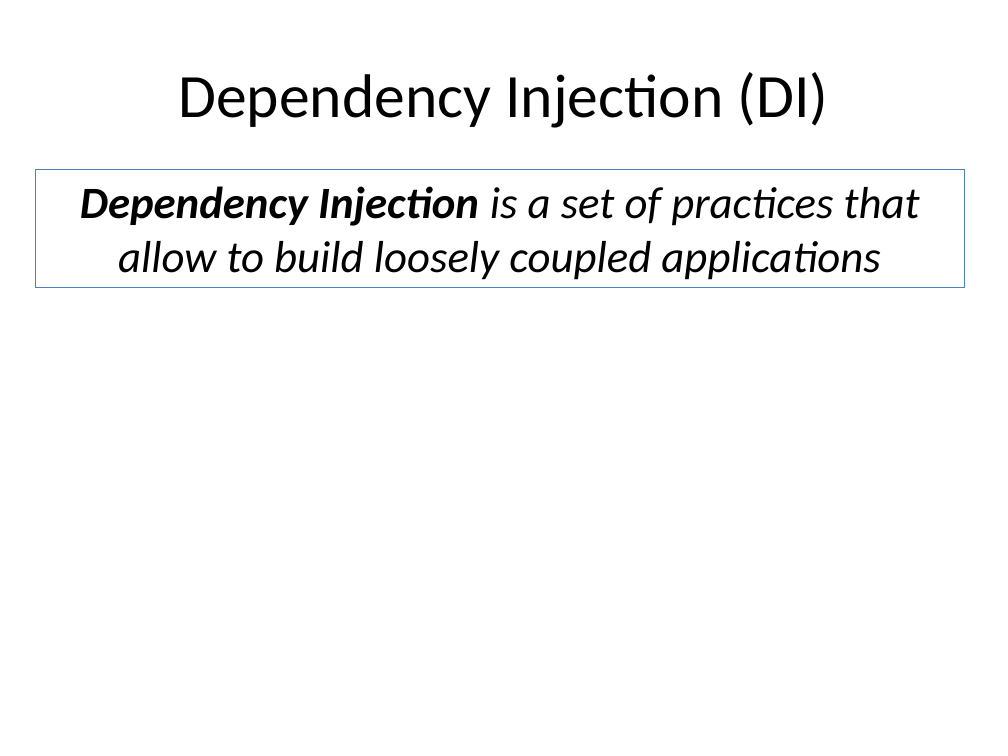
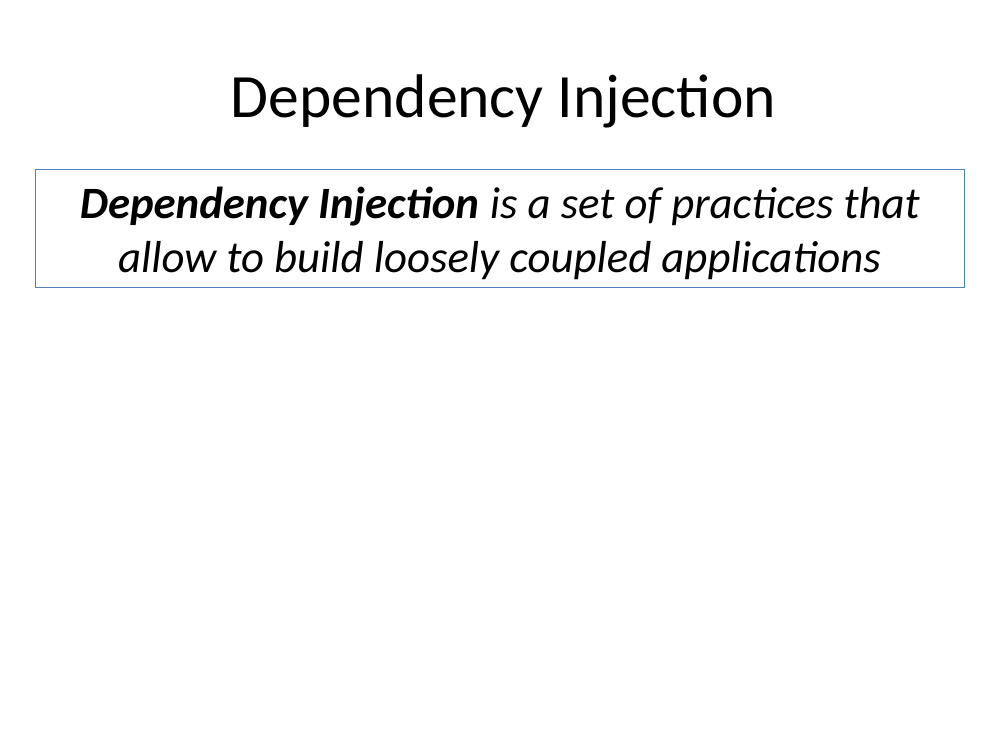
Before and after one commit to tsimbalar/DependencyInjectionTheRightWay, a slide deck: slide 6 of Dependency Injection - the right way.pptx. Drawn at 1008x756 pixels with LibreOffice and Linux fonts; fonts in the diff are those of the drawing. Boxes give left, top, right and bottom in pixels: in the first picture for what was removed or moved away, otherwise in the second. Text is boxed around its words. In the diff, an @@ line names an element or a change of style, - is before the commit and + after.

```diff
--- a/Dependency Injection - the right way.pptx
+++ b/Dependency Injection - the right way.pptx
@@ title at [231, 74, 776, 128]: text changed @@
-Dependency Injection (DI)
+Dependency Injection
```
Also in this commit, not shown: 14 other slides changed, 1 slide removed.
